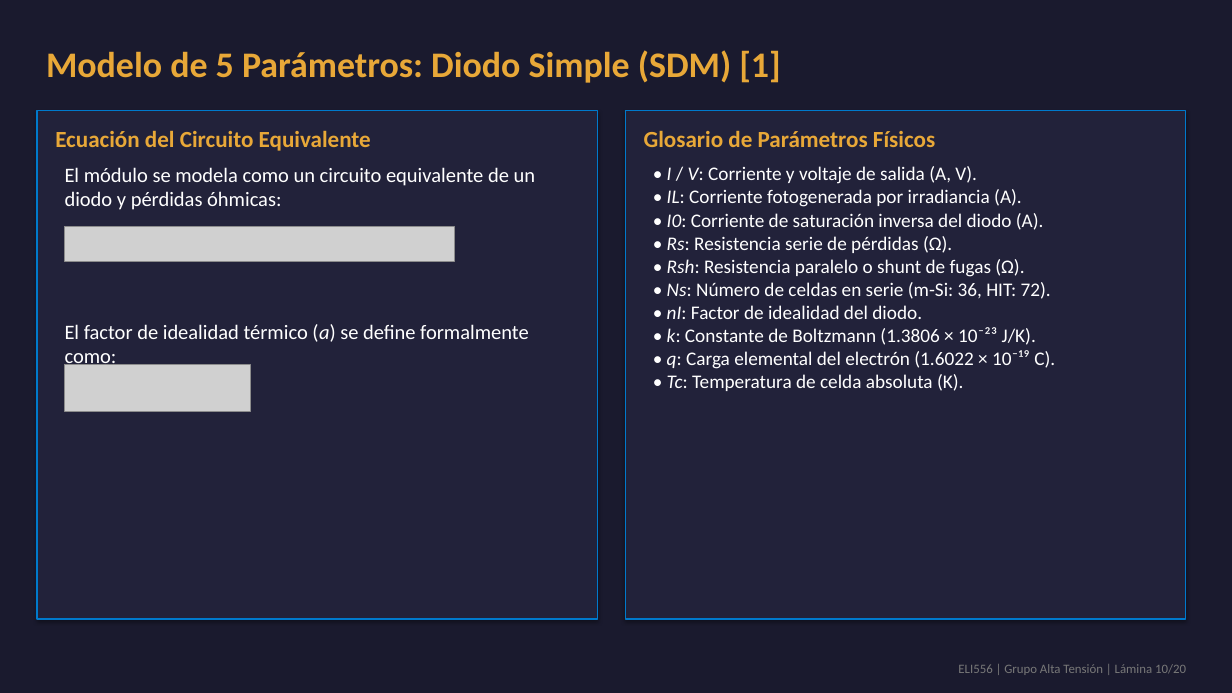
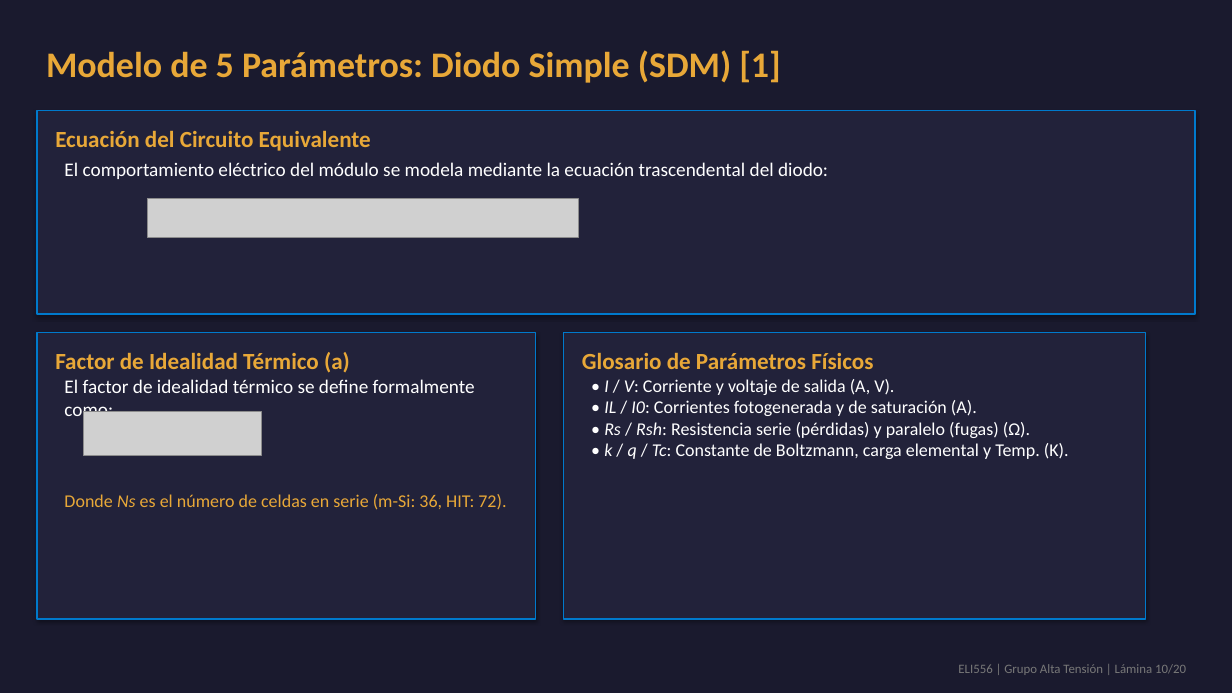
Before and after one commit to theChosen16/t2-paneles, a slide deck: slide 10 of output/Presentacion_Final_ELI556_Atacama.pptx. Drawn at 1232x693 pixels with LibreOffice and Linux fonts; fonts in the diff are those of the drawing; grey boxes stand for pictures. Boxes give left, top, right and bottom in pixels: in the first picture for what was removed or moved away, otherwise in the second. Text is boxed around its words. In the diff, an @@ line names an element or a change of style, - is before the commit and + after.

Commit message:
Redesign Slides 5, 8, 10, 11, and 15 with horizontal segmentation and asymmetric columns for math legibility

```diff
--- a/output/Presentacion_Final_ELI556_Atacama.pptx
+++ b/output/Presentacion_Final_ELI556_Atacama.pptx
@@ rectangle added at box(37, 111, 1195, 314), fill #22223A, outline #007ACC 1 pt @@
@@ text added at box(64, 162, 828, 179), 15 pt, text #FFFFFF @@
+El comportamiento eléctrico del módulo se modela mediante la ecuación trascendental del diodo:
@@ text removed at box(65, 167, 536, 210) @@
-El módulo se modela como un circuito equivalente de un diodo y pérdidas óhmicas:
@@ picture: place and size @@
-picture at box(65, 226, 454, 262)
+picture at box(148, 199, 579, 238)
@@ rectangle: place and size @@
-rectangle at box(37, 111, 598, 619)
+rectangle at box(37, 333, 536, 619)
@@ text added at box(55, 352, 350, 373), 18 pt, text #E8A838, bold @@
+Factor de Idealidad Térmico (a)
@@ rectangle: place and size @@
-rectangle at box(626, 111, 1187, 619)
+rectangle at box(564, 333, 1146, 619)
@@ text "Glosario de Parámetros Físicos": place and size @@
-text "Glosario de Parámetros Físicos" at box(644, 131, 935, 147)
+text "Glosario de Parámetros Físicos" at box(582, 353, 873, 369)
@@ text at box(64, 379, 475, 421): text changed; size 16 to 15 pt @@
-El factor de idealidad térmico (a) se define formalmente como:
+El factor de idealidad térmico se define formalmente como:
@@ text "• I / V: Corriente ...": place and size @@
-text "• I / V: Corriente ..." at box(667, 166, 1055, 391)
+text "• I / V: Corriente ..." at box(604, 379, 1069, 459)
@@ text at box(604, 379, 894, 395): size 15 to 14 pt in "• I / V: Corriente y voltaje ..." @@
@@ picture: place and size @@
-picture at box(65, 365, 250, 411)
+picture at box(83, 411, 262, 456)
@@ text at box(604, 400, 1069, 459): text changed; size 15 to 14 pt @@
-• IL: Corriente fotogenerada por irradiancia (A).
-• I0: Corriente de saturación inversa del diodo (A).
-• Rs: Resistencia serie de pérdidas (Ω).
-• Rsh: Resistencia paralelo o shunt de fugas (Ω).
-• Ns: Número de celdas en serie (m-Si: 36, HIT: 72).
-• nI: Factor de idealidad del diodo.
-• k: Constante de Boltzmann (1.3806 × 10⁻²³ J/K).
-• q: Carga elemental del electrón (1.6022 × 10⁻¹⁹ C).
-• Tc: Temperatura de celda absoluta (K).
+• IL / I0: Corrientes fotogenerada y de saturación (A).
+• Rs / Rsh: Resistencia serie (pérdidas) y paralelo (fugas) (Ω).
+• k / q / Tc: Constante de Boltzmann, carga elemental y Temp. (K).
@@ text added at box(64, 494, 506, 510), 14 pt, text #E8A838 @@
+Donde Ns es el número de celdas en serie (m-Si: 36, HIT: 72).
```
Also in this commit, not shown: 4 other slides changed, 6 other files.
